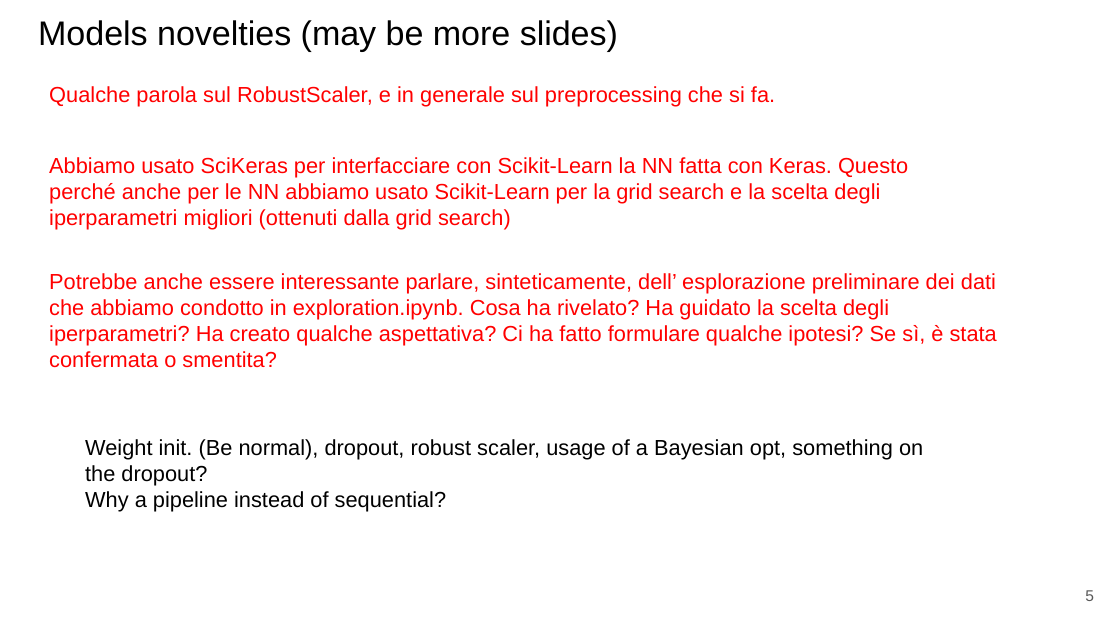
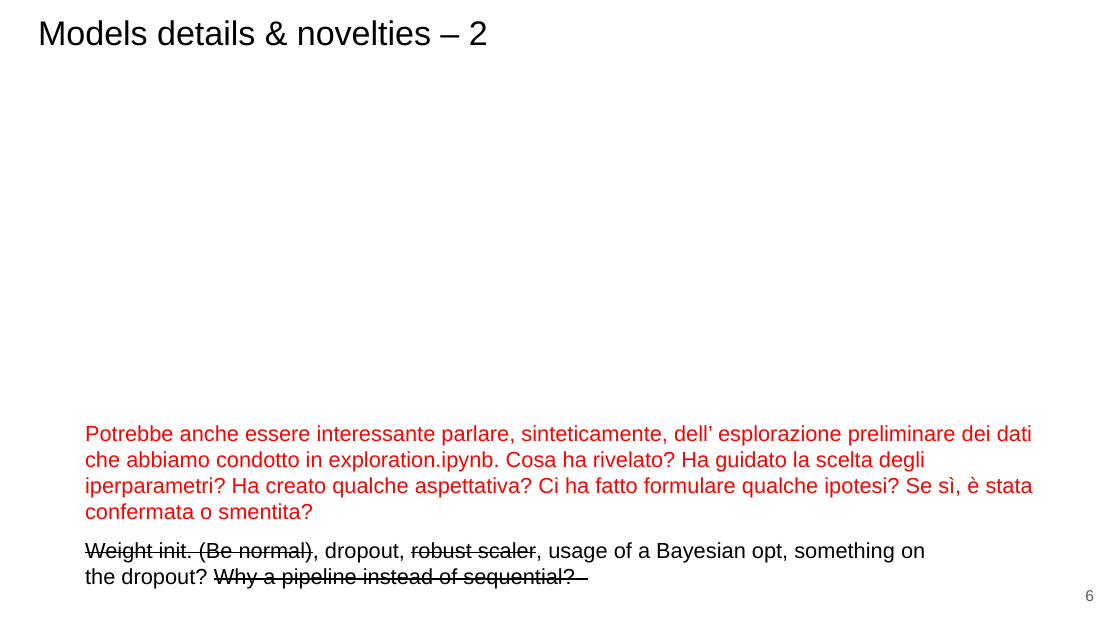
Before and after one commit to paolo-junior-mollica/machine-learning-project, a slide deck: slide 6 of relazione/ML-2023-PRJ-Slides-Demo.pptx (slide 5 before the commit). Drawn at 1120x630 pixels with LibreOffice and Linux fonts; fonts in the diff are those of the drawing. Boxes give left, top, right and bottom in pixels: in the first picture for what was removed or moved away, otherwise in the second. Text is boxed around its words. In the diff, an @@ line names an element or a change of style, - is before the commit and + after.

Commit message:
Slideshow update

```diff
--- a/relazione/ML-2023-PRJ-Slides-Demo.pptx
+++ b/relazione/ML-2023-PRJ-Slides-Demo.pptx
@@ title at (x1=38, y1=20, x2=488, y2=46): text changed @@
-Models novelties (may be more slides)
+Models details & novelties – 2
@@ text removed at (x1=49, y1=86, x2=775, y2=107) @@
-Qualche parola sul RobustScaler, e in generale sul preprocessing che si fa.
@@ text removed at (x1=49, y1=157, x2=908, y2=230) @@
-Abbiamo usato SciKeras per interfacciare con Scikit-Learn la NN fatta con Keras. Questo perché anche per le NN abbiamo usato Scikit-Learn per la grid search e la scelta degli iperparametri migliori (ottenuti dalla grid search)
@@ text "Potrebbe anche essere interessante parlare, ..." moved from (x1=49, y1=273, x2=997, y2=368) to (x1=85, y1=425, x2=1033, y2=520) @@
@@ text at (x1=85, y1=542, x2=925, y2=589): text changed @@
-Weight init. (Be normal), dropout, robust scaler, usage of a Bayesian opt, something on the dropout?
-Why a pipeline instead of sequential?
+Weight init. (Be normal), dropout, robust scaler, usage of a Bayesian opt, something on the dropout? Why a pipeline instead of sequential?
@@ page number at (x1=1085, y1=590, x2=1094, y2=601): text changed @@
-5
+6
```
Also in this commit, not shown: 6 other slides changed, 2 slides added.
